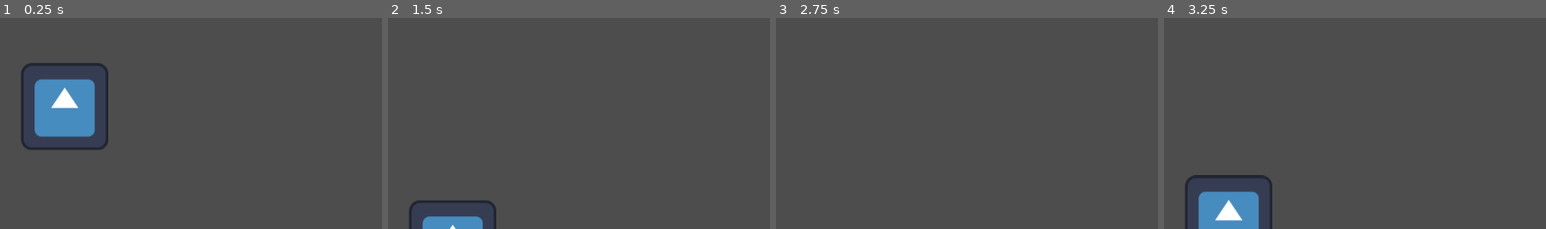
Above: before the commit, frames 1-4 (left to right).
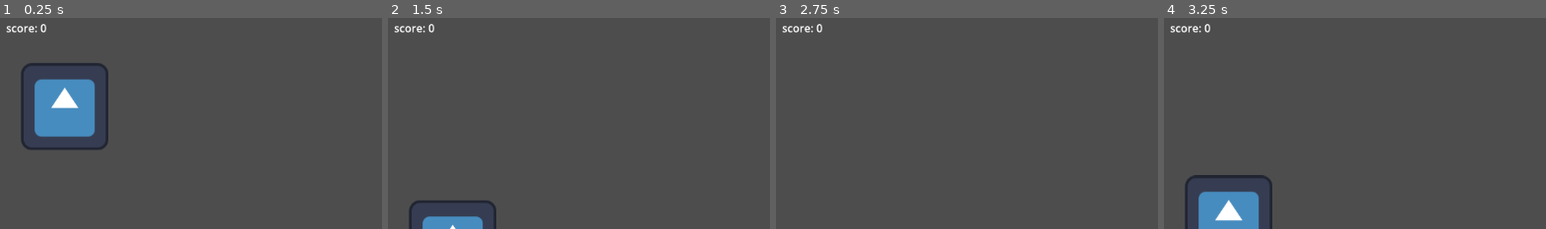
Above: after the commit, the same moments.

Repository: cosmobrain0/bouncy-bounce
Game: Godot game, scene res://game.tscn
The game is run twice, just before and just after one commit, with the same random seed, the same clock (stepped at 60 frames per second) and the same inputs. The engine's default icon, where the game draws it, is replaced by a stand-in: a white triangle on a blue panel in a dark square.
Inputs:
- Up to frame 1 (0.25 s): no input
- Up to frame 2 (1.5 s): hold Up (ui_up) 0.53-1.28 s
- Up to frame 3 (2.75 s): hold Up (ui_up) from 2.03 s (still down)
- Up to frame 4 (3.25 s): keep holding Up (ui_up)
The pictures show only the part of the screen within x 0-50%, y 0-50%; the shares and areas given below are measured in that part.

The runs differ from the first frame. In frame 1, 0.2% of the frame differs, in the area x 1-13%, y 2-7%; in frame 2, 0.2%; in frame 3, 0.2%; in frame 4, 0.2%.

Commit message:
got a working project

Diff:
--- a/ball.gd
+++ b/ball.gd
@@ -3,17 +3,24 @@
 var frames_on_ground: int = 0
 const frames_for_grounded: int = 2
 var jump_velocity: float = -75
+var game_over: bool = false
 
 # Called when the node enters the scene tree for the first time.
 func _ready() -> void:
-	pass # Replace with function body.
-
+	SignalBus.spike_touched_ball.connect(_on_spike_touched_ball)
 
 # Called every frame. 'delta' is the elapsed time since the previous frame.
 func _process(delta: float) -> void:
+	if game_over:
+		get_tree().reload_current_scene()
+		return
 	if abs(linear_velocity.y) <= 0.00:
 		if frames_on_ground < frames_for_grounded: frames_on_ground += 1
 	else: frames_on_ground = 0
 	if frames_on_ground >= frames_for_grounded && Input.is_action_pressed("ui_up"):
 		apply_central_impulse(Vector2(0, jump_velocity))
 		frames_on_ground = 0
+
+func _on_spike_touched_ball():
+	# TODO: health system maybe
+	game_over = true
--- a/game.tscn
+++ b/game.tscn
@@ -1,7 +1,9 @@
-[gd_scene load_steps=3 format=3 uid="uid://cccfa8ucy0ypc"]
+[gd_scene load_steps=5 format=3 uid="uid://cccfa8ucy0ypc"]
 
 [ext_resource type="PackedScene" uid="uid://53f2clcw5dpb" path="res://ground.tscn" id="1_rio45"]
 [ext_resource type="PackedScene" uid="uid://crhulwxfiawfy" path="res://ball.tscn" id="1_u0cxo"]
+[ext_resource type="PackedScene" uid="uid://2thuryikofl0" path="res://spike_spawner.tscn" id="3_n5f2n"]
+[ext_resource type="PackedScene" uid="uid://1c5gw41h8d16" path="res://main_game_ui.tscn" id="4_w6shc"]
 
 [node name="Node2D" type="Node2D"]
 
@@ -10,3 +12,7 @@
 [node name="ball" parent="." instance=ExtResource("1_u0cxo")]
 position = Vector2(128, 128)
 mass = 0.1
+
+[node name="SpikeSpawner" parent="." instance=ExtResource("3_n5f2n")]
+
+[node name="MainGameUI" parent="." instance=ExtResource("4_w6shc")]
--- /dev/null
+++ b/main_game_ui.tscn
@@ -0,0 +1,20 @@
+[gd_scene load_steps=2 format=3 uid="uid://1c5gw41h8d16"]
+
+[ext_resource type="Script" path="res://score_label.gd" id="1_1fbdr"]
+
+[node name="MainGameUI" type="Control"]
+layout_mode = 3
+anchors_preset = 15
+anchor_right = 1.0
+anchor_bottom = 1.0
+grow_horizontal = 2
+grow_vertical = 2
+
+[node name="ScoreLabel" type="Label" parent="."]
+layout_mode = 0
+offset_left = 42.0
+offset_top = 29.0
+offset_right = 103.0
+offset_bottom = 52.0
+text = "Score: 0"
+script = ExtResource("1_1fbdr")
--- a/project.godot
+++ b/project.godot
@@ -15,6 +15,15 @@
 config/features=PackedStringArray("4.3", "Forward Plus")
 config/icon="res://icon.svg"
 
+[autoload]
+
+SignalBus="*res://signal_bus.gd"
+
 [dotnet]
 
 project/assembly_name="bouncy bounce"
+
+[rendering]
+
+renderer/rendering_method="gl_compatibility"
+renderer/rendering_method.mobile="gl_compatibility"
--- /dev/null
+++ b/score_label.gd
@@ -0,0 +1,21 @@
+extends Label
+
+var score = 0
+
+# Called when the node enters the scene tree for the first time.
+func _ready() -> void:
+	score = 0
+	SignalBus.spike_despawn.connect(_on_spike_despawn)
+	update_text()
+
+
+# Called every frame. 'delta' is the elapsed time since the previous frame.
+func _process(delta: float) -> void:
+	pass
+
+func update_text():
+	text = "score: %s" % str(score)
+
+func _on_spike_despawn():
+	score += 1
+	update_text()
--- /dev/null
+++ b/signal_bus.gd
@@ -0,0 +1,13 @@
+extends Node
+
+signal spike_touched_ball()
+signal spike_despawn()
+
+# Called when the node enters the scene tree for the first time.
+func _ready() -> void:
+	pass # Replace with function body.
+
+
+# Called every frame. 'delta' is the elapsed time since the previous frame.
+func _process(delta: float) -> void:
+	pass
--- /dev/null
+++ b/spike.gd
@@ -0,0 +1,20 @@
+extends Area2D
+
+var velocity: float = -300
+var leftX: float = -50
+
+# Called when the node enters the scene tree for the first time.
+func _ready() -> void:
+	pass # Replace with function body.
+
+# Called every frame. 'delta' is the elapsed time since the previous frame.
+func _process(delta: float) -> void:
+	position.x += velocity * delta
+	if position.x < leftX:
+		SignalBus.spike_despawn.emit()
+		queue_free()
+
+
+func _on_body_entered(body: Node2D) -> void:
+	if body.name == "ball":
+		SignalBus.spike_touched_ball.emit()
--- /dev/null
+++ b/spike.svg
@@ -0,0 +1 @@
+<svg xmlns="http://www.w3.org/2000/svg" width="128" height="128"><rect width="124" height="124" x="2" y="2" fill="#363d52" stroke="#212532" stroke-width="4" rx="14"/><g fill="#fff" transform="translate(12.322 12.322)scale(.101)"><path d="M105 673v33q407 354 814 0v-33z"/><path fill="#478cbf" d="m105 673 152 14q12 1 15 14l4 67 132 10 8-61q2-11 15-15h162q13 4 15 15l8 61 132-10 4-67q3-13 15-14l152-14V427q30-39 56-81-35-59-83-108-43 20-82 47-40-37-88-64 7-51 8-102-59-28-123-42-26 43-46 89-49-7-98 0-20-46-46-89-64 14-123 42 1 51 8 102-48 27-88 64-39-27-82-47-48 49-83 108 26 42 56 81zm0 33v39c0 276 813 276 814 0v-39l-134 12-5 69q-2 10-14 13l-162 11q-12 0-16-11l-10-65H446l-10 65q-4 11-16 11l-162-11q-12-3-14-13l-5-69z"/><path d="M483 600c0 34 58 34 58 0v-86c0-34-58-34-58 0z"/><circle cx="725" cy="526" r="90"/><circle cx="299" cy="526" r="90"/></g><g fill="#414042" transform="translate(12.322 12.322)scale(.101)"><circle cx="307" cy="532" r="60"/><circle cx="717" cy="532" r="60"/></g></svg>
--- /dev/null
+++ b/spike.tscn
@@ -0,0 +1,16 @@
+[gd_scene load_steps=3 format=3 uid="uid://bk1nqjc0fknwi"]
+
+[ext_resource type="Script" path="res://spike.gd" id="1_ij7cq"]
+[ext_resource type="Texture2D" uid="uid://deupyeqpy8csy" path="res://icon.svg" id="1_j8jck"]
+
+[node name="spike" type="Area2D"]
+script = ExtResource("1_ij7cq")
+
+[node name="Sprite2D" type="Sprite2D" parent="."]
+position = Vector2(0, -35)
+texture = ExtResource("1_j8jck")
+
+[node name="CollisionPolygon2D" type="CollisionPolygon2D" parent="."]
+polygon = PackedVector2Array(0, -60, 45, 30, -45, 30)
+
+[connection signal="body_entered" from="." to="." method="_on_body_entered"]
--- /dev/null
+++ b/spike_spawner.gd
@@ -0,0 +1,20 @@
+extends Node2D
+
+var time_between_spawns: float = 5
+var time_since_last_spawn: float
+var spawn_position: Vector2 = Vector2(1300, 620)
+var spike: PackedScene = preload("res://spike.tscn")
+
+# Called when the node enters the scene tree for the first time.
+func _ready() -> void:
+	time_since_last_spawn = 0
+
+
+# Called every frame. 'delta' is the elapsed time since the previous frame.
+func _process(delta: float) -> void:
+	time_since_last_spawn += delta
+	if time_since_last_spawn > time_between_spawns:
+		time_since_last_spawn = 0
+		var spike_instance: Area2D = spike.instantiate()
+		spike_instance.position = spawn_position
+		add_child(spike_instance)
--- /dev/null
+++ b/spike_spawner.tscn
@@ -0,0 +1,6 @@
+[gd_scene load_steps=2 format=3 uid="uid://2thuryikofl0"]
+
+[ext_resource type="Script" path="res://spike_spawner.gd" id="1_iv51t"]
+
+[node name="SpikeSpawner" type="Node2D"]
+script = ExtResource("1_iv51t")
Not shown, added: export_presets.cfg
Not shown, added: spike.svg.import
Not shown, changed: .gitignore
Not shown, added: test-profile.build
